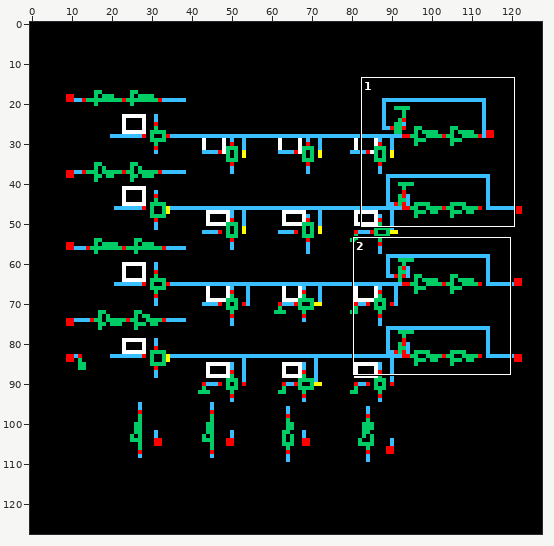
Two versions of one sprite sheet, dyanmic_logical_left_barrel_shifter/schematic/thumbnail_128x128.png. The picture above shows the old version from afar; the outline marks the close-up.
Close-up. Before the commit:
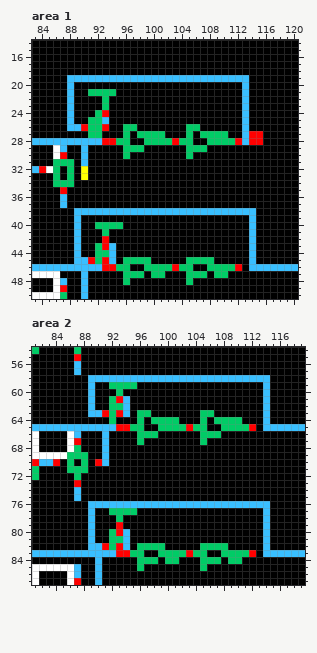
The file is 128x128 pixels. Shown: area 1: x 83..120, y 14..50; area 2: x 81..119, y 54..87.
Once edited:
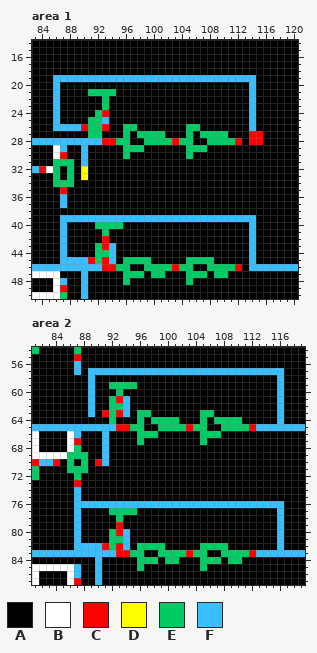
Palette (. is transparent): A #000000  B #ffffff  C #ff0000  D #ffff00  E #00cc66  F #39bfff
From old to new:
Area 1:
The edit turns colour F into colour A in rows 20 to 25 at x 88 and 113; in rows 26 to 28 at x 113; in row 38 at x 89 to 114; in rows 40 to 44 at x 89.
The edit turns colour A into colour F in row 19 at x 86 to 87 and 114; in rows 20 to 25 at x 86 and 114; in row 26 at x 86 to 87 and 114; in row 39 at x 87 to 88 and 90 to 113; in rows 40 to 44 at x 87; in row 45 at x 87 to 88.
Area 2:
The edit turns colour F into colour A in row 58 at x 90 to 114; in rows 59 to 62 at x 114; in row 63 at x 90 and 114; in row 64 at x 114; in rows 77 to 81 at x 89 and 114; in row 82 at x 114.
The edit turns colour A into colour F in row 57 at x 89 to 116; in rows 58 to 64 at x 116; in row 65 at x 113; in row 76 at x 87 to 88 and 115 to 116; in rows 77 to 81 at x 87 and 116; in row 82 at x 87 to 88 and 116.
The edit turns colour A into colour F in row 83 at x 113.
Pixel boxes of the changes (left, top, right, bottom) in both close-ups:
changed: (53, 75, 74, 131)
changed: (242, 75, 256, 145)
changed: (60, 208, 256, 264)
changed: (88, 368, 284, 431)
changed: (74, 501, 95, 550)
changed: (256, 501, 284, 557)
